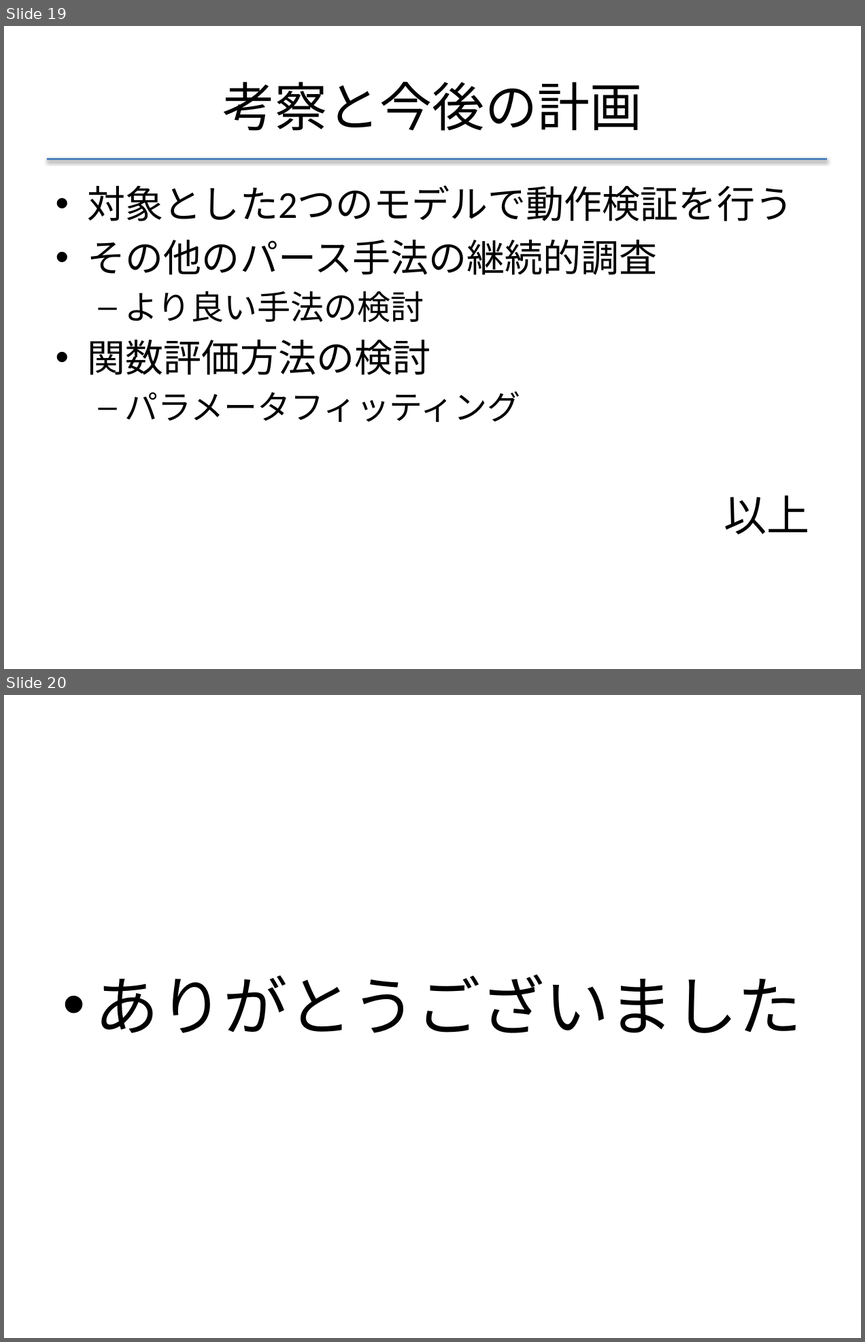
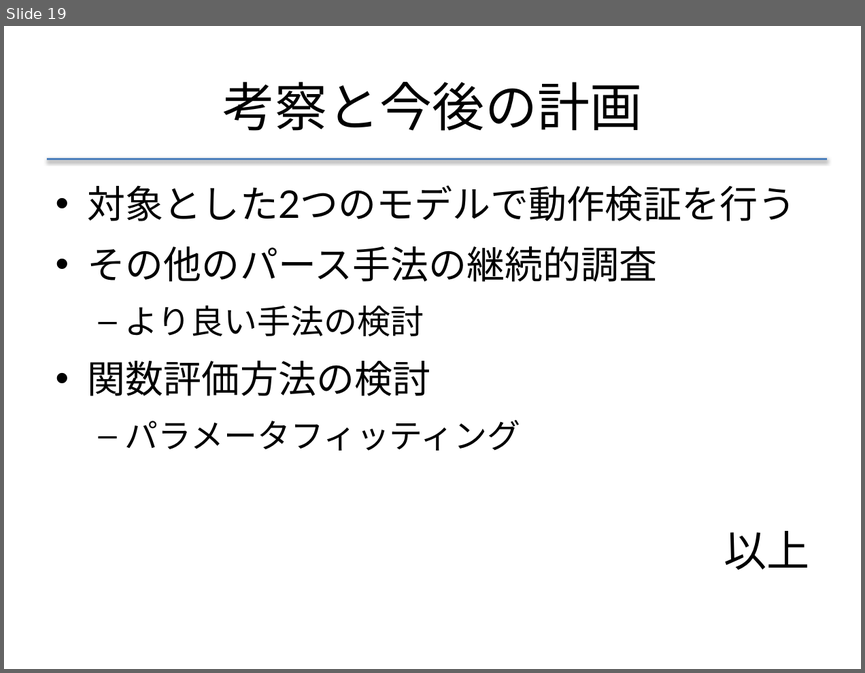
Before and after one commit to f-akazawa/akaz_uecdevelop, a slide deck: doc/中間発表資料.pptx. Shown one above the other, each under a label of ours: slides 19 and 20 before the commit, slide 19 after it. The pictures are 865x1342 and 865x673 pixels, drawn with LibreOffice and Linux fonts; fonts in the diff are those of the drawing. Boxes give left, top, right and bottom in pixels: in the first picture for what was removed or moved away, otherwise in the second. Text is boxed around its words. In the diff, an @@ line names an element or a change of style, - is before the commit and + after.

```diff
--- a/doc/中間発表資料.pptx
+++ b/doc/中間発表資料.pptx
@@ slide 20 removed at (4, 695, 861, 1338), background #FFFFFF @@
@@ text removed at (95, 974, 802, 1033) @@
-• ありがとうございました
@@ slide 19 changed as well @@
@@ text "対象とした2つのモデルで動作検証を行う" at (88, 185, 809, 569): font Calibri to Lato; more space between paragraphs @@
```
Also in this commit, not shown: 18 other slides changed, 1 slide added, 5 other slides removed.
